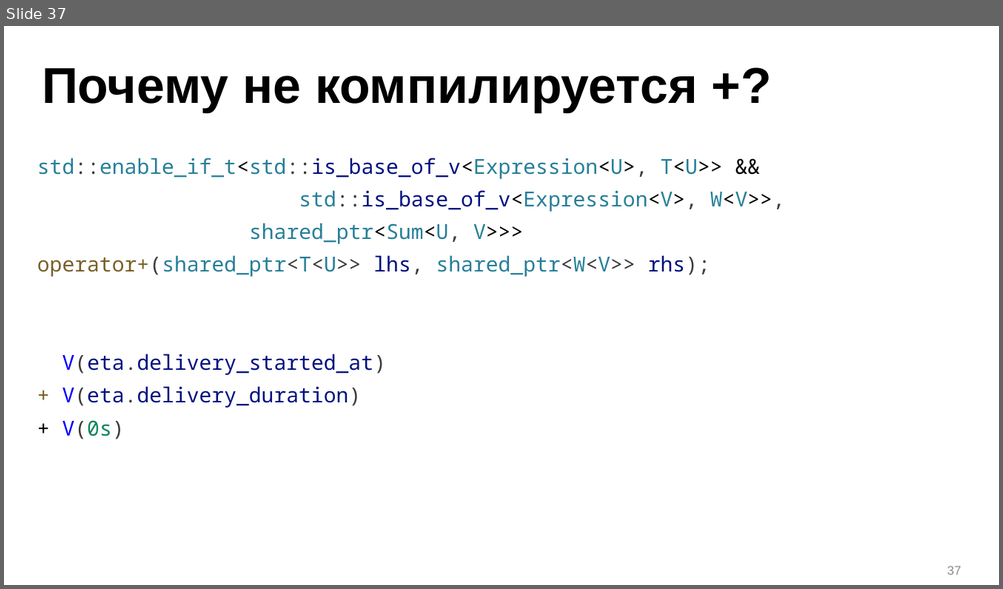
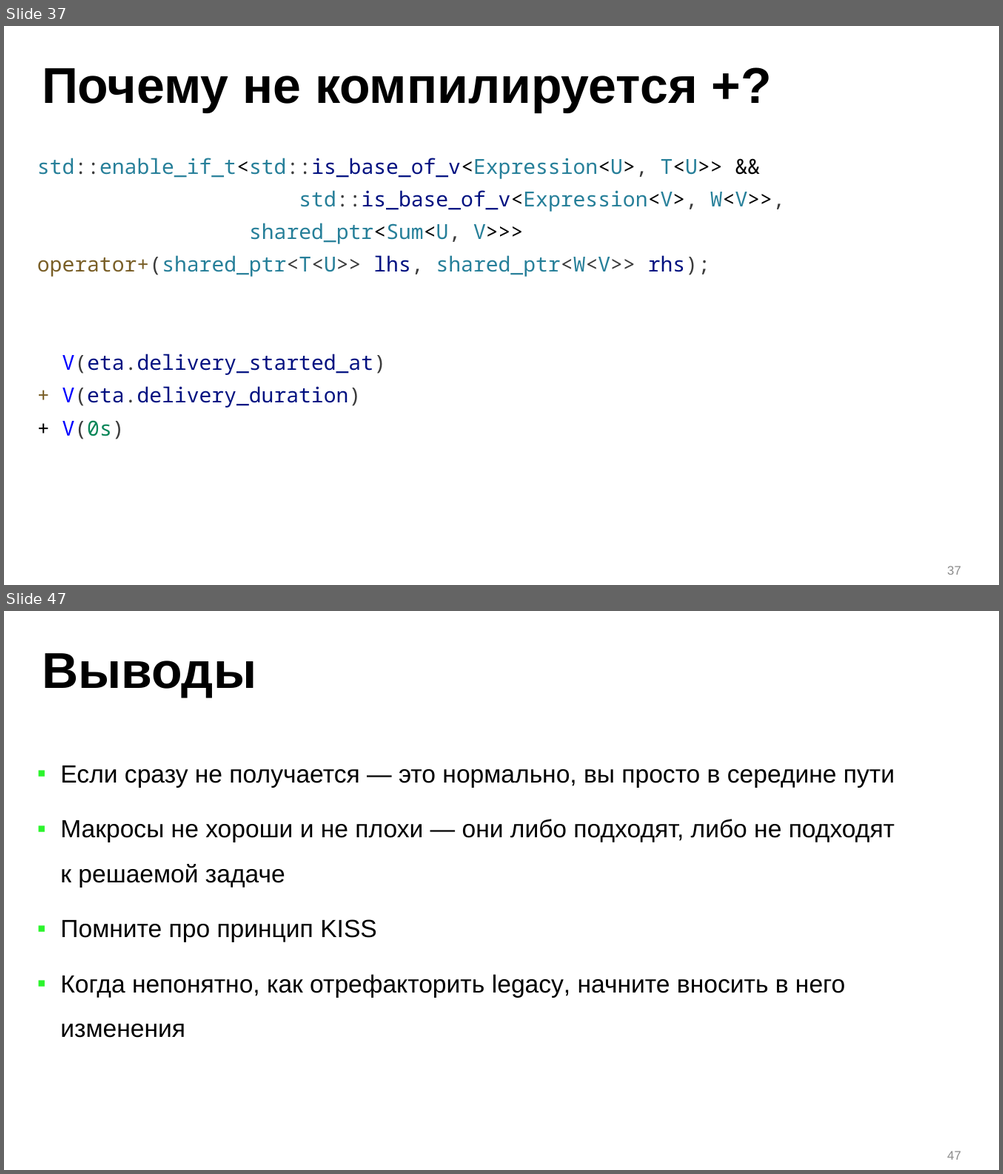
Before and after one commit to ishfb/zcc23, a slide deck: slides_new.pptx. Shown one above the other, each under a label of ours: slide 37 before the commit, slides 37 and 47 after it; the slides between them are not shown. The pictures are 1003x589 and 1003x1174 pixels, drawn with LibreOffice and Linux fonts; fonts in the diff are those of the drawing. Boxes give left, top, right and bottom in pixels: in the first picture for what was removed or moved away, otherwise in the second. Text is boxed around its words. In the diff, an @@ line names an element or a change of style, - is before the commit and + after.

```diff
--- a/slides_new.pptx
+++ b/slides_new.pptx
@@ slide 47 added at box(4, 611, 999, 1170), background #FFFFFF @@
@@ title added at box(42, 653, 256, 698), 48.6 pt, text #000000, bold @@
+Выводы
@@ text added at box(60, 766, 894, 1038), 24 pt, text #000000 @@
+▪ Если сразу не получается — это нормально, вы просто в середине пути
+▪ Макросы не хороши и не плохи — они либо подходят, либо не подходят к решаемой задаче
+▪ Помните про принцип KISS
+▪ Когда непонятно, как отрефакторить legacy, начните вносить в него изменения
@@ page number added at box(947, 1151, 961, 1160), 12 pt, text #8C8C8C @@
+47
```
Also in this commit, not shown: 10 other slides added.
